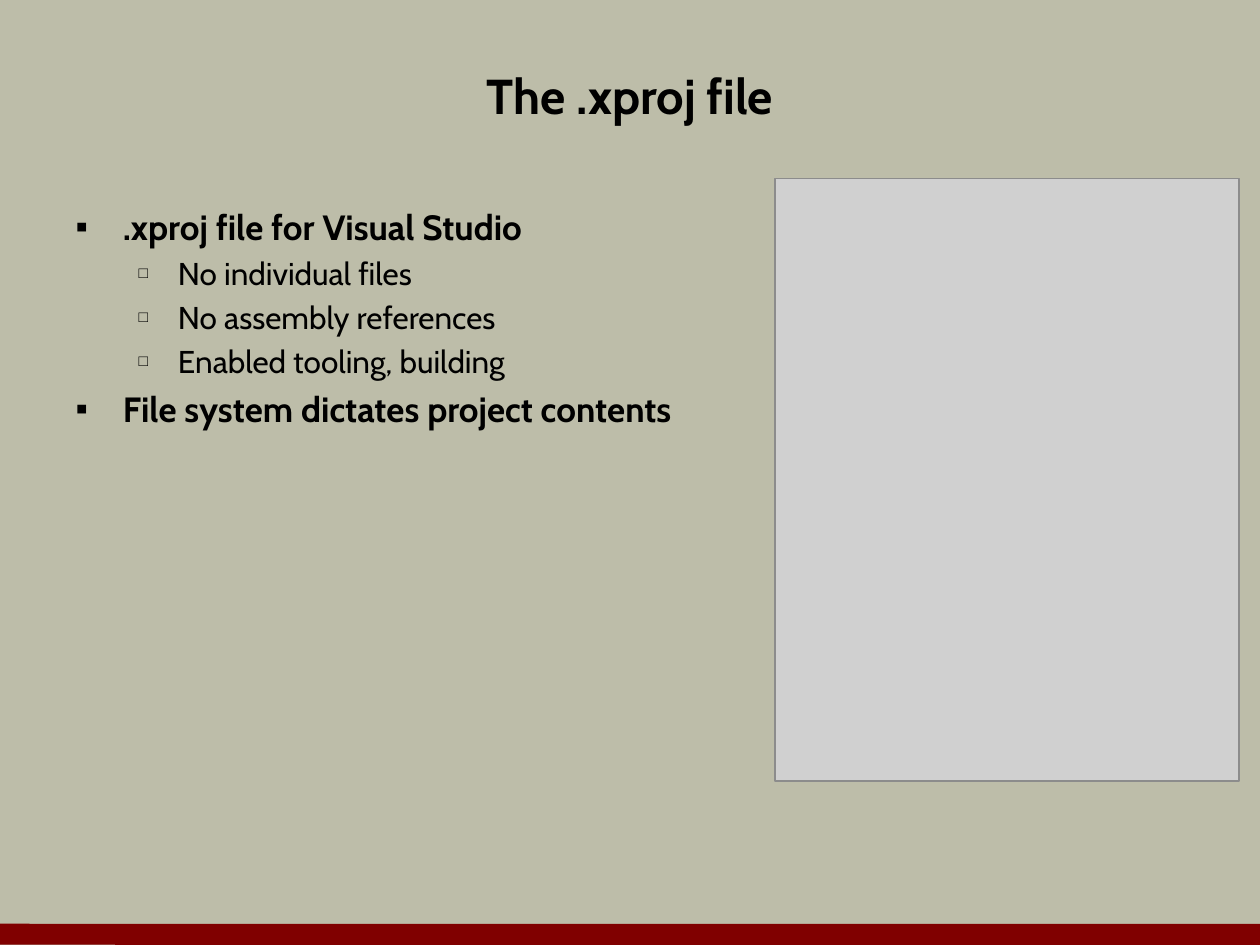
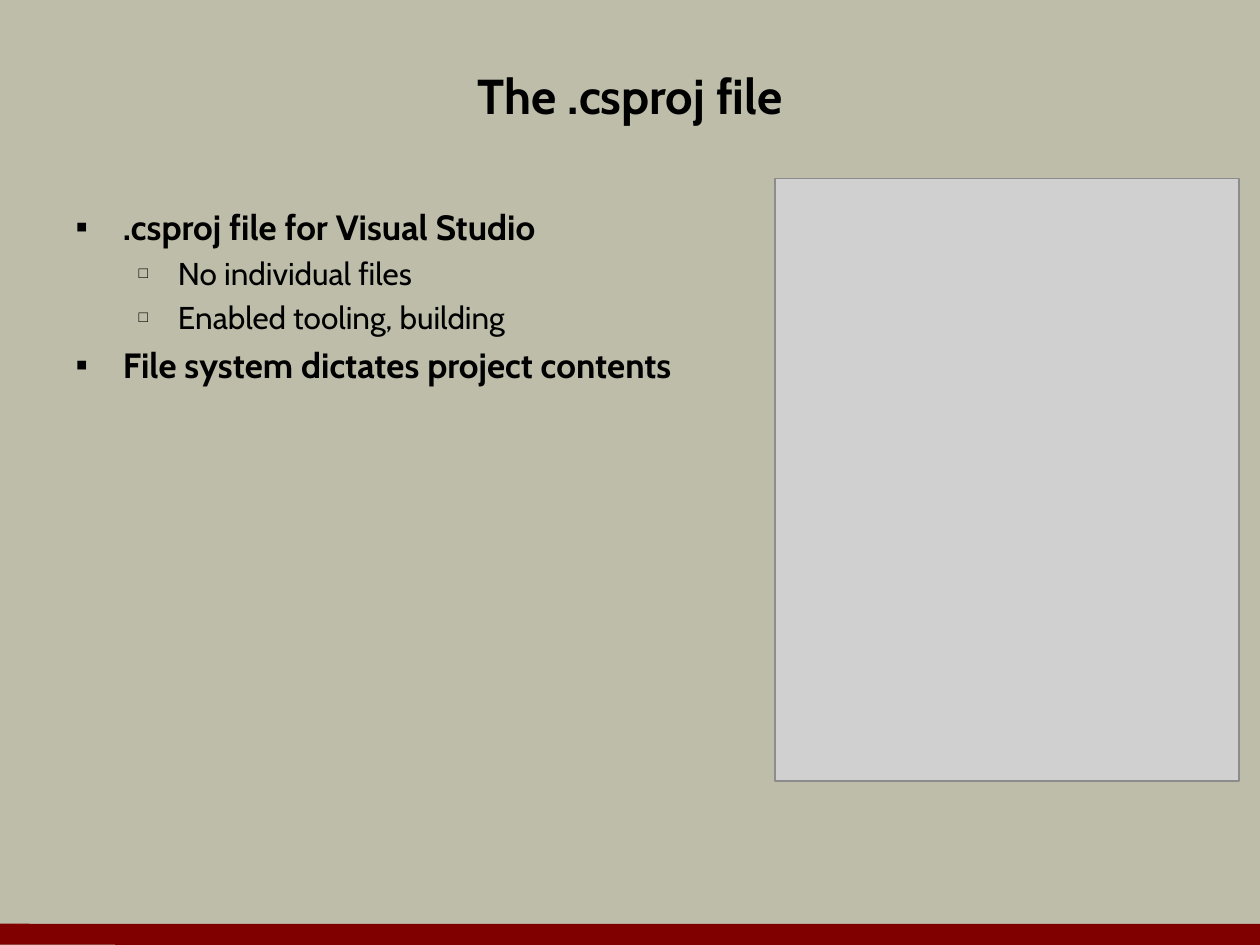
Before and after one commit to OdeToCode/classes, a slide deck: slide 6 of aspnet5/slides/01_Overview.pptx. Drawn at 1260x945 pixels with LibreOffice and Linux fonts; fonts in the diff are those of the drawing; grey boxes stand for pictures; background and template pictures are left out. Boxes give left, top, right and bottom in pixels: in the first picture for what was removed or moved away, otherwise in the second. Text is boxed around its words. In the diff, an @@ line names an element or a change of style, - is before the commit and + after.

```diff
--- a/aspnet5/slides/01_Overview.pptx
+++ b/aspnet5/slides/01_Overview.pptx
@@ title at box(478, 77, 782, 125): text changed @@
-The .xproj file
+The .csproj file
@@ text at box(123, 213, 535, 249): text changed @@
-▪ .xproj file for Visual Studio
+▪ .csproj file for Visual Studio
@@ text at box(178, 305, 496, 336): paragraph removed @@
-  □ No assembly references
```
Also in this commit, not shown: 7 other slides changed, 4 slides removed, 2 other files.
